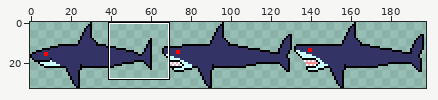
Sprite sheet: RECURSOS/Enemigos/enemigo_tiburon/tiburon nadando.png. The first picture is a wide view before the edit; the outline marks the close-up.
Close-up. Before the edit:
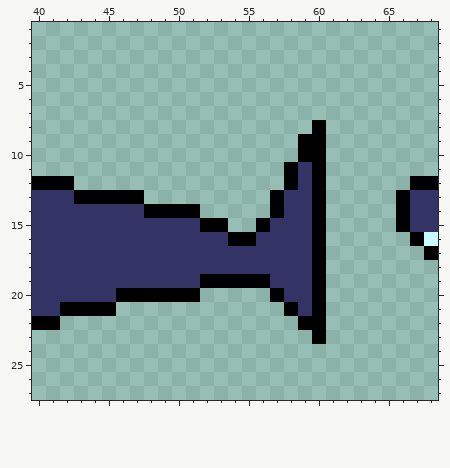
The file is 198x33 pixels. Shown: x 40..68, y 1..27.
After the commit:
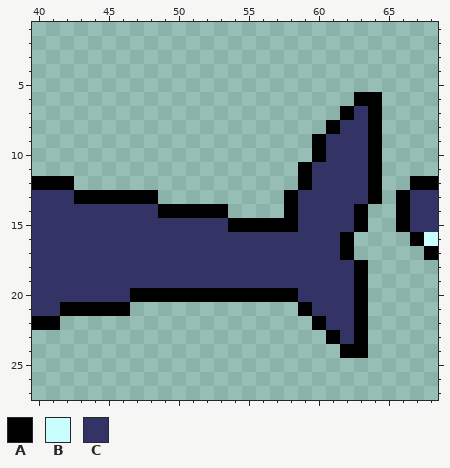
Palette (. is transparent): A #000000  B #cafdfd  C #333366
Diff:
y 6: x 63..64 .. -> AA
y 7: x 62..64 ... -> ACA
y 8: x 60..64 A.... -> .ACCA
y 9..10: x 59 A -> .; x 61..64 .... -> CCCA
y 11..12: x 58..64 ACA.... -> .ACCCCA
y 13: x 48 . -> A; x 57..58 AC -> .A; x 60..64 A.... -> CCCCA
y 14: x 48 A -> C; x 52..53 .. -> AA; x 57..58 AC -> .A; x 60..63 A... -> CCCA
y 15: x 52..55 AA.. -> CCAA; x 57..58 CC -> AA; x 60..63 A... -> CCCA
y 16: x 54..55 AA -> CC; x 60..62 A.. -> CCA
y 17: x 60..62 A.. -> CCA
y 18: x 60..63 A... -> CCCA
y 19: x 52..56 AAAAA -> CCCCC; x 60..63 A... -> CCCA
y 20: x 46 A -> C; x 52..56 ..... -> AAAAA; x 58 C -> A; x 60..63 A... -> CCCA
y 21: x 46 . -> A; x 58..63 ACA... -> .ACCCA
y 22: x 59 A -> .; x 61..63 ... -> CCA
y 23: x 60..63 A... -> .ACA
y 24: x 62..63 .. -> AA
Pixel boxes of the changes (left, top, right, bottom) in both close-ups:
changed: (200, 92, 382, 358)
changed: (144, 190, 158, 218)
changed: (116, 288, 130, 316)
